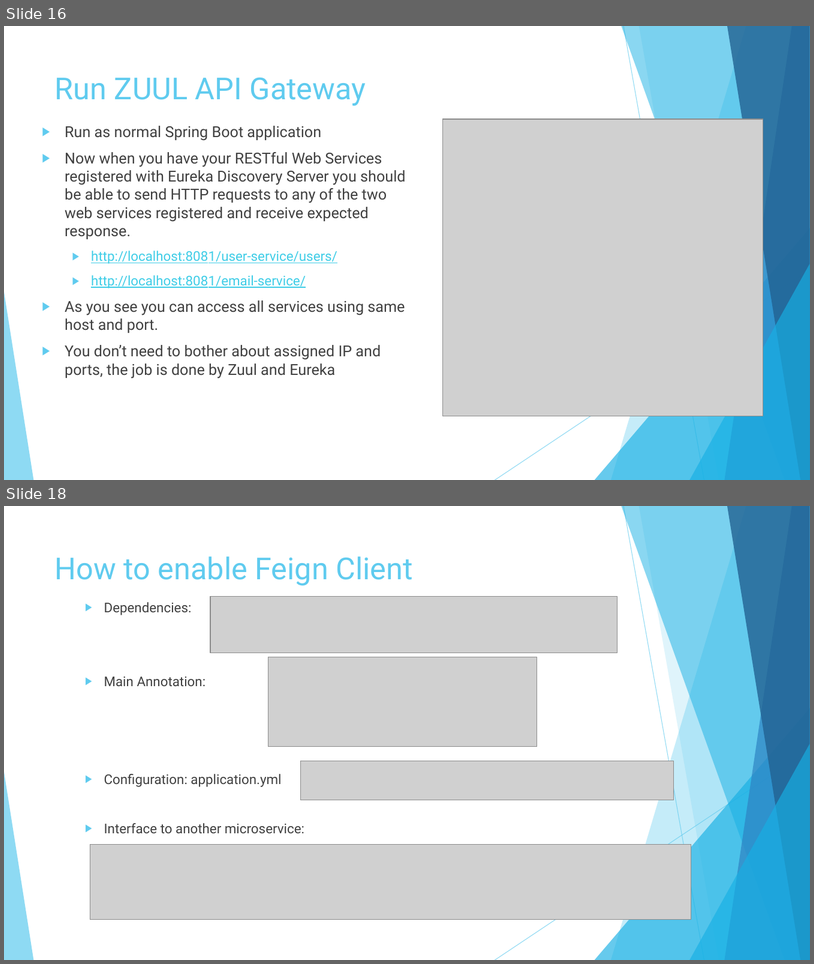
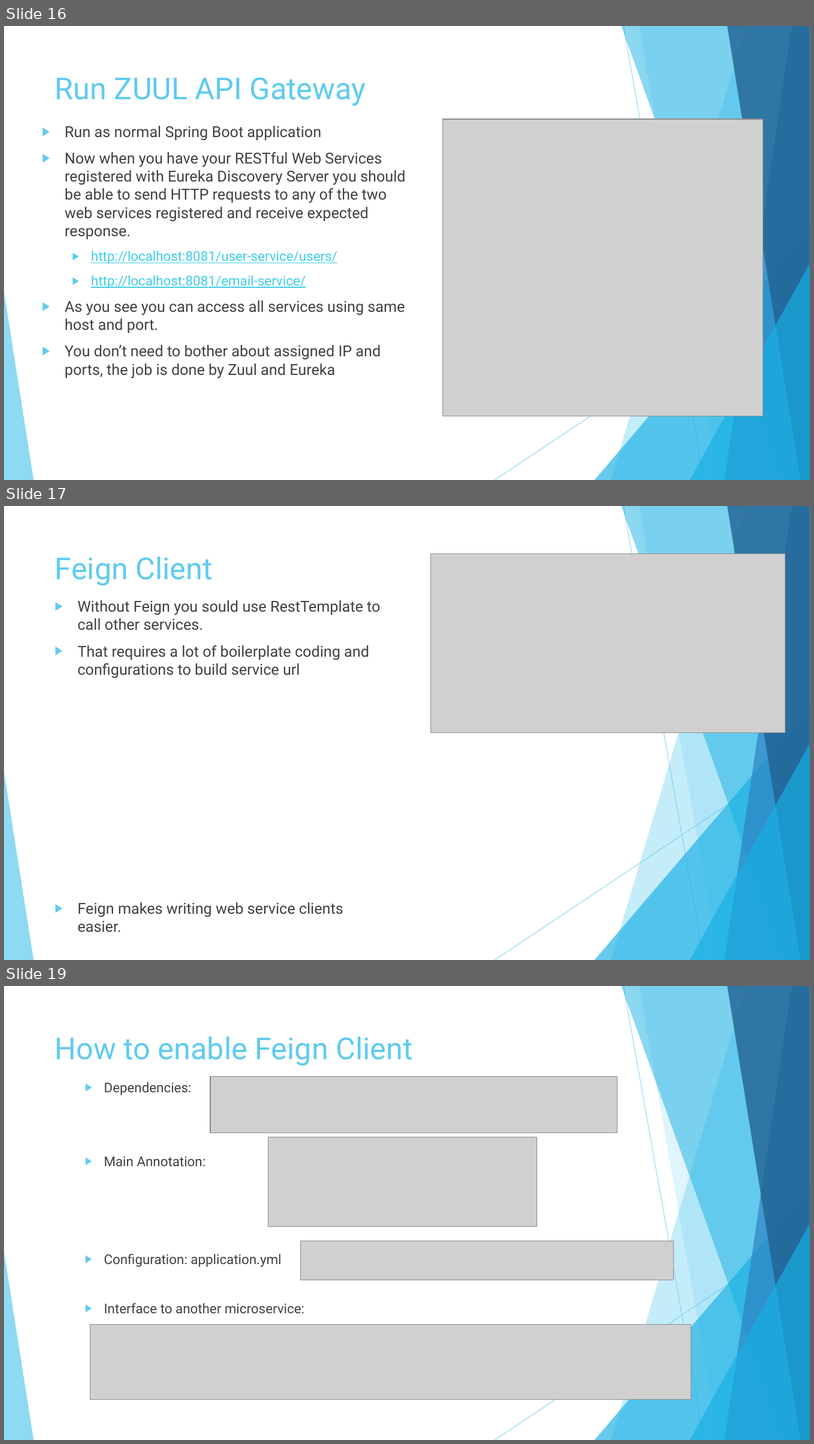
Before and after one commit to vlytsus/springboot-cloud-demo-one, a slide deck: docs/Introduction_To_Microservices_Part_3_microservice.pptx. Shown one above the other, each under a label of ours: slides 16 and 18 before the commit, slides 16, 17 and 19 after it; the slides between them are not shown. The pictures are 814x964 and 814x1444 pixels, drawn with LibreOffice and Linux fonts; fonts in the diff are those of the drawing; grey boxes stand for pictures. Boxes give left, top, right and bottom in pixels: in the first picture for what was removed or moved away, otherwise in the second. Text is boxed around its words. In the diff, an @@ line names an element or a change of style, - is before the commit and + after.

```diff
--- a/docs/Introduction_To_Microservices_Part_3_microservice.pptx
+++ b/docs/Introduction_To_Microservices_Part_3_microservice.pptx
@@ slide 17 added at (4,506,810,960), background #FFFFFF; not listed: 10 template elements that a slide beside it also shows @@
@@ title added at (55,556,213,586), 36 pt, text #5FCBEF @@
+Feign Client
@@ picture added at (431,554,786,733) @@
@@ text added at (78,600,380,917), 18 pt, text #404040 @@
+▶ Without Feign you sould use RestTemplate to call other services.
+▶ That requires a lot of boilerplate coding and configurations to build service url
+▶ Feign makes writing web service clients easier.
@@ what was slide 18 is now slide 19 @@
```
Also in this commit, not shown: 1 slide changed.
